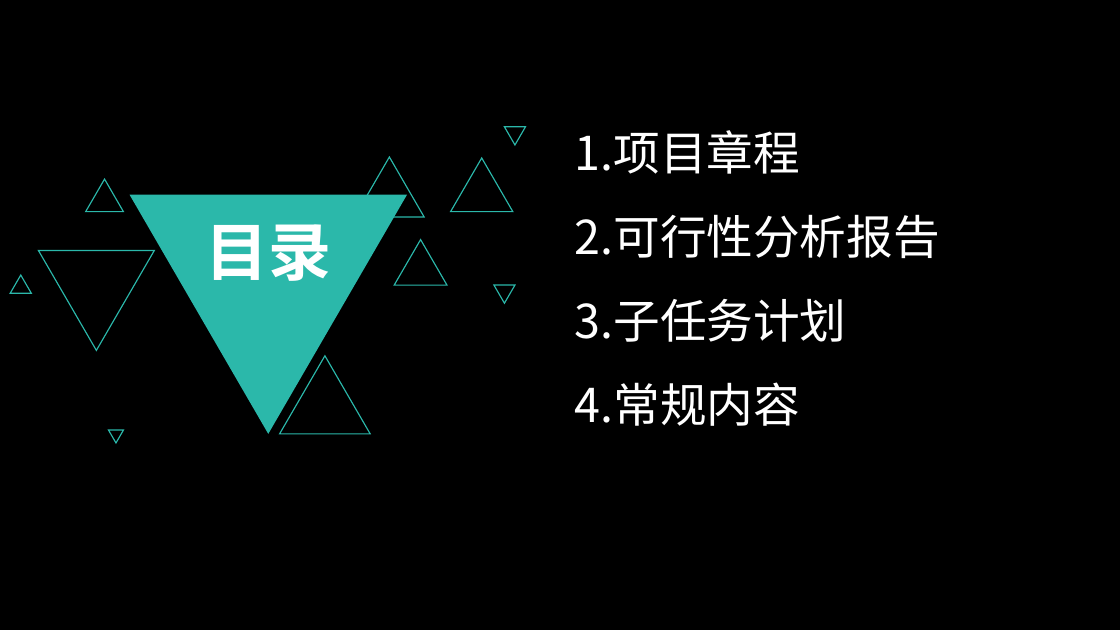
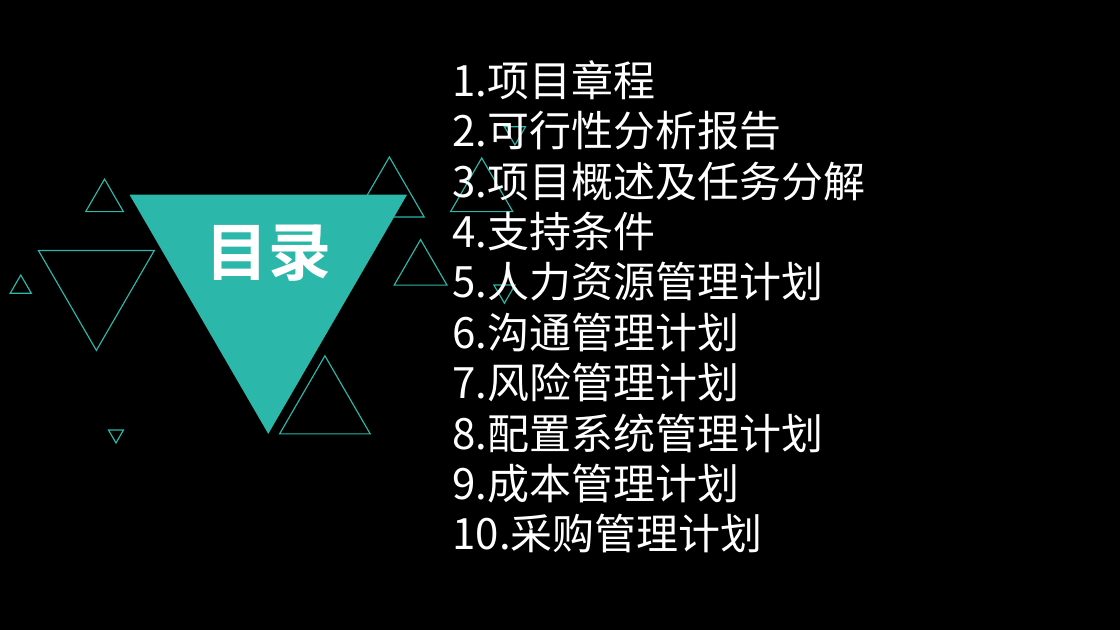
Before and after one commit to PRD2018-G03/PRD2018-G03-SoftwareEngineeringProject, a slide deck: slide 2 of 非受控文档/1_沈启航/PPT/需求项目工程计划评审PPT.pptx. Drawn at 1120x630 pixels with LibreOffice and Linux fonts; fonts in the diff are those of the drawing. Boxes give left, top, right and bottom in pixels: in the first picture for what was removed or moved away, otherwise in the second. Text is boxed around its words. In the diff, an @@ line names an element or a change of style, - is before the commit and + after.

```diff
--- a/非受控文档/1_沈启航/PPT/需求项目工程计划评审PPT.pptx
+++ b/非受控文档/1_沈启航/PPT/需求项目工程计划评审PPT.pptx
@@ text "1.项目章程": place and size @@
-text "1.项目章程" at (575,130,940,426)
+text "1.项目章程" at (453,60,866,553)
@@ text at (453,60,782,150): size 40 to 36 pt in "1.项目章程", "2.可行性分析报告"; line spacing 1.5 to 1 @@
@@ text at (453,157,866,553): text changed; size 40 to 36 pt @@
-3.子任务计划
-4.常规内容
+3.项目概述及任务分解
+4.支持条件
+5.人力资源管理计划
+6.沟通管理计划
+7.风险管理计划
+8.配置系统管理计划
+9.成本管理计划
+10.采购管理计划
```
Also in this commit, not shown: 20 other slides changed, 9 slides added, 15 slides removed, 3 other files.
